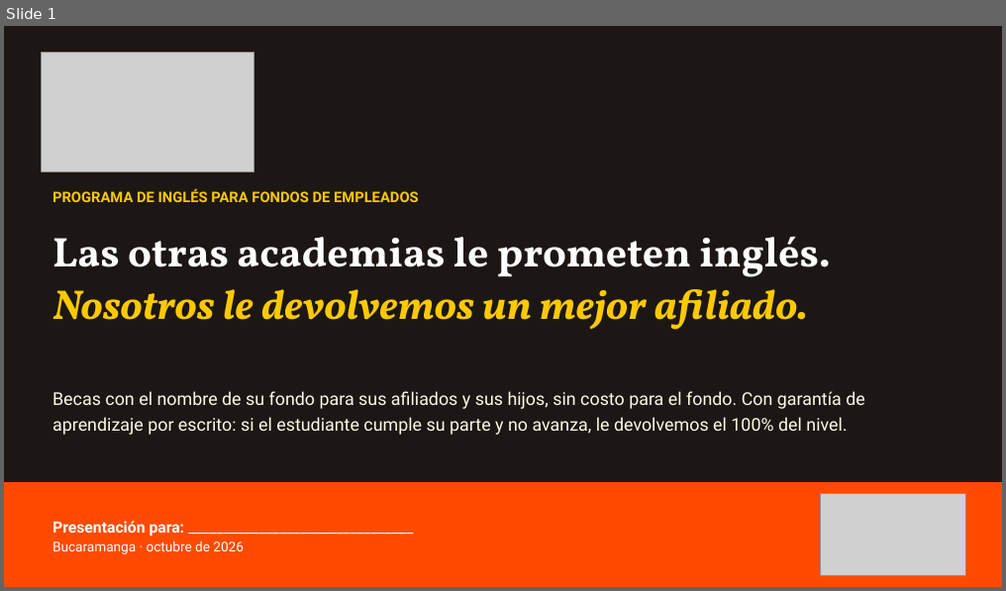
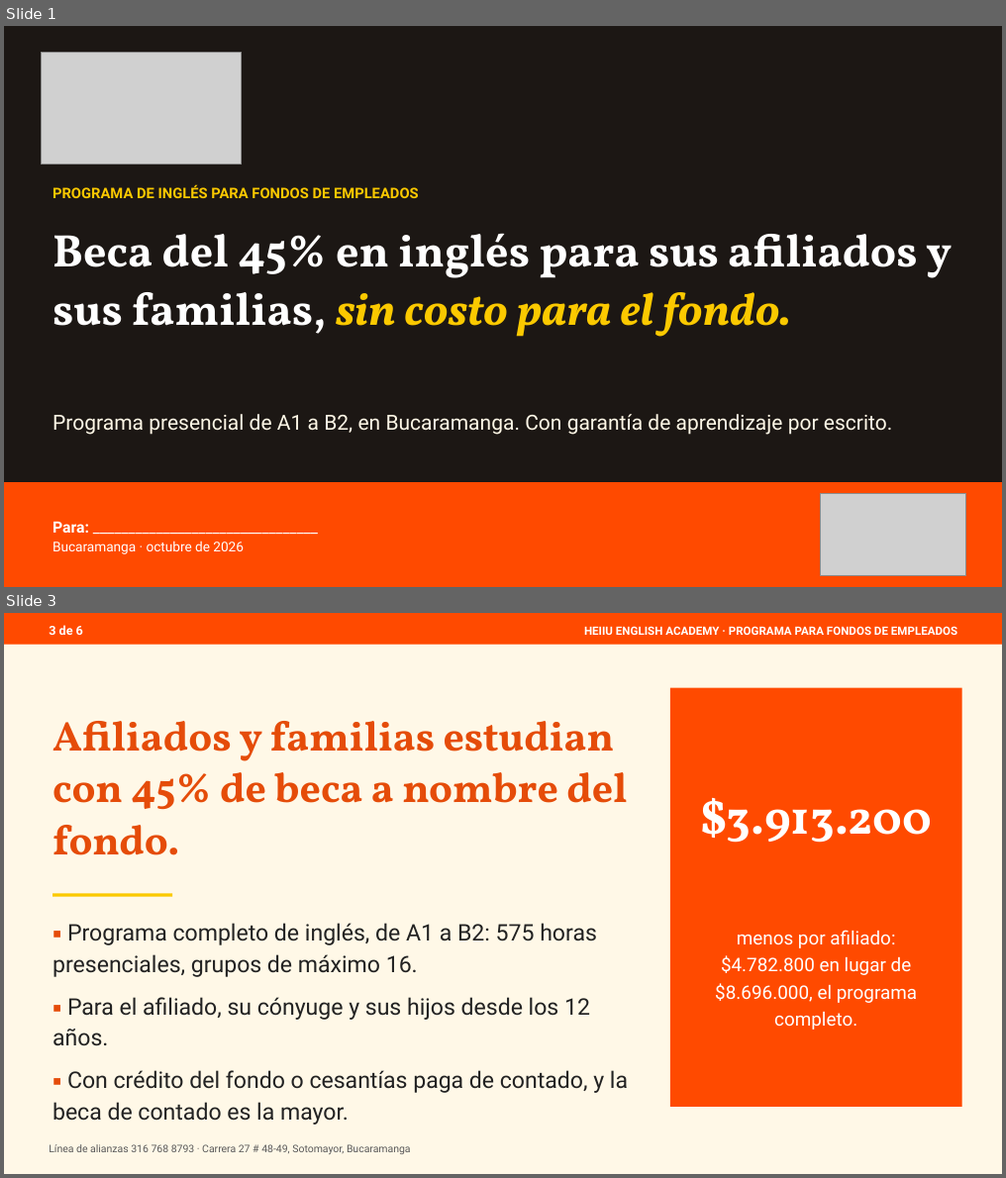
Before and after one commit to gomezrdiana/Plan-academico, a slide deck: recursos/comercial/B2B/PRESENTACION_FONDOS_EMPLEADOS_HEIIU.pptx. Shown one above the other, each under a label of ours: slide 1 before the commit, slides 1 and 3 after it; the slides between them are not shown. The pictures are 1006x591 and 1006x1178 pixels, drawn with LibreOffice and Linux fonts; fonts in the diff are those of the drawing; grey boxes stand for pictures. Boxes give left, top, right and bottom in pixels: in the first picture for what was removed or moved away, otherwise in the second. Text is boxed around its words. In the diff, an @@ line names an element or a change of style, - is before the commit and + after.

```diff
--- a/recursos/comercial/B2B/PRESENTACION_FONDOS_EMPLEADOS_HEIIU.pptx
+++ b/recursos/comercial/B2B/PRESENTACION_FONDOS_EMPLEADOS_HEIIU.pptx
@@ slide 3 added at box(4, 613, 1002, 1174), background #FFFFFF @@
@@ rectangle added at box(4, 613, 1002, 1174), fill #FFF8E7 @@
@@ rectangle added at box(4, 613, 1002, 645), fill #FF4A00 @@
@@ text added at box(49, 625, 83, 635), 12 pt, text #FFFFFF, bold @@
+3 de 6
@@ text added at box(584, 626, 957, 635), 11 pt, text #FFFFFF, bold @@
+HEIIU ENGLISH ACADEMY · PROGRAMA PARA FONDOS DE EMPLEADOS
@@ rectangle added at box(670, 688, 962, 1107), fill #FF4A00 @@
@@ text added at box(53, 721, 627, 856), 40 pt, text #E54C09, bold @@
+Afiliados y familias estudian con 45% de beca a nombre del fondo.
@@ text added at box(700, 798, 932, 843), 46 pt, text #FFFFFF, bold @@
+$3.913.200
@@ rectangle added at box(53, 894, 172, 897), fill #FBC900 @@
@@ text added at box(53, 923, 628, 1125), 22 pt, text #222222 @@
+▪ Programa completo de inglés, de A1 a B2: 575 horas presenciales, grupos de máximo 16.
+▪ Para el afiliado, su cónyuge y sus hijos desde los 12 años.
+▪ Con crédito del fondo o cesantías paga de contado, y la beca de contado es la mayor.
@@ text added at box(715, 930, 917, 1030), 18 pt, text #FFFFFF @@
+menos por afiliado: $4.782.800 en lugar de $8.696.000, el programa completo.
@@ text added at box(49, 1145, 411, 1155), 10 pt, text #5A5A5A @@
+Línea de alianzas 316 768 8793 · Carrera 27 # 48-49, Sotomayor, Bucaramanga
@@ slide 1 changed as well @@
@@ picture: place and size @@
-picture at box(42, 52, 254, 172)
+picture at box(42, 52, 242, 165)
@@ text "PROGRAMA DE INGLÉS PARA FONDOS ...": place and size @@
-text "PROGRAMA DE INGLÉS PARA FONDOS ..." at box(53, 188, 419, 202)
+text "PROGRAMA DE INGLÉS PARA FONDOS ..." at box(53, 184, 419, 198)
@@ text at box(53, 233, 951, 337): text changed; size 40 to 44 pt; text colour #FBC900 to #FFFFFF; italic off @@
-Las otras academias le prometen inglés. Nosotros le devolvemos un mejor afiliado.
+Beca del 45% en inglés para sus afiliados y sus familias, sin costo para el fondo.
@@ text at box(53, 414, 892, 435): text changed; size 17 to 20 pt @@
-Becas con el nombre de su fondo para sus afiliados y sus hijos, sin costo para el fondo. Con garantía de aprendizaje por escrito: si el estudiante cumple su parte y no avanza, le devolvemos el 100% del nivel.
+Programa presencial de A1 a B2, en Bucaramanga. Con garantía de aprendizaje por escrito.
@@ text at box(53, 521, 89, 533): text changed @@
-Presentación para: ________________________________
+Para: ________________________________
```
Also in this commit, not shown: 1 other slide changed, 3 other slides added, 5 slides removed, 6 other files.
